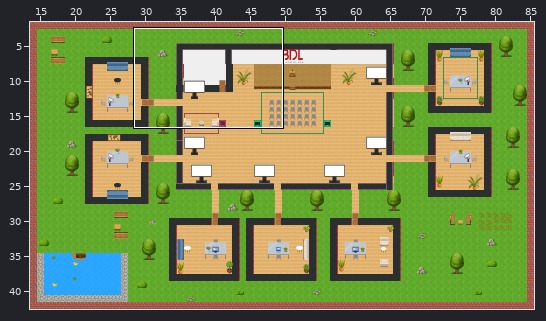
Tiled map (JSON) -- map.tmj. Above: a wide view before the commit, with the close-up outlined.
Close-up. Before the edit:
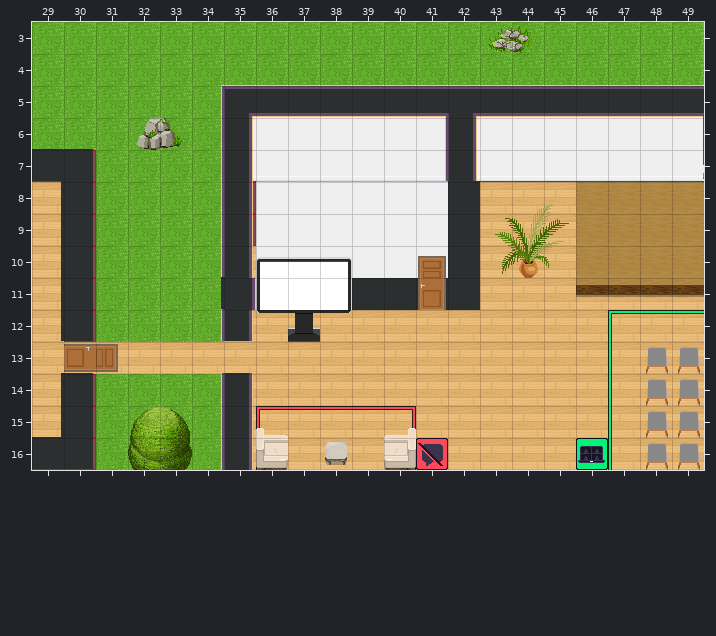
Cells are 32x32 px. Shown: x 29..49, y 3..16. The commit also changed other parts of the map, which this record leaves out.
And afterwards:
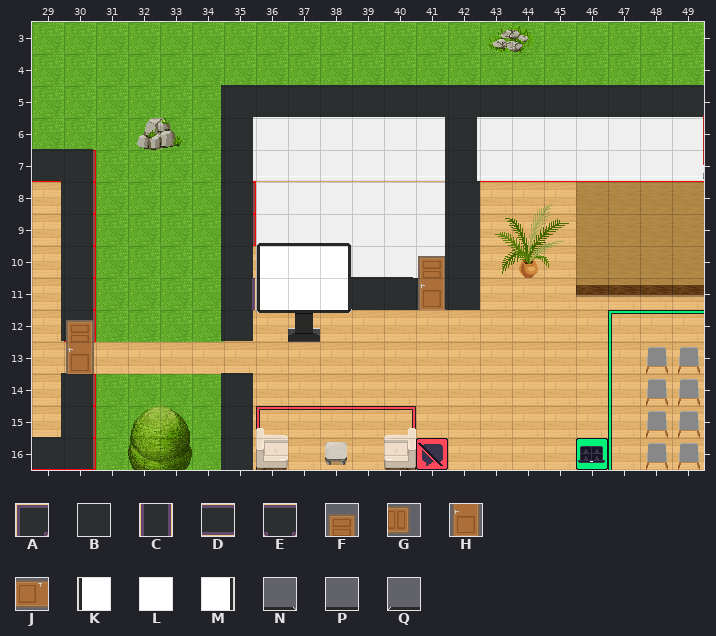
Key: from "WA_Room_Builder": A 28, B 100, C 102, D 104, E 160, F 860, G 860 turned 90, H 885, J 885 turned 90; from "WA_User_Interface": K 247, L 248, M 249, N 260 turned 180, P 261 turned 180, Q 262 turned 180.
_ is an empty cell.
Changes in this commit:
Layer "floor/floor3":
y 9: x 36..38 ___ -> QPN
y 10: x 36..38 ___ -> KLM
Layer "floor/Logo":
y 13: x 30..31 JG -> __
Layer "walls/walls1":
y 5: x 35..49 ADDDDDDEDDDDDDD -> BBBBBBBBBBBBBBB
y 6..7: x 35 C -> B; x 42 C -> B
y 8..10: x 35 C -> B; x 42 _ -> B
y 11: x 39..40 __ -> BB; x 42 _ -> B
y 12: x 35 C -> B
y 14..16: x 35 C -> B
Layer "furniture/furniture1":
y 12: x 30 _ -> F
y 13: x 30 _ -> H
